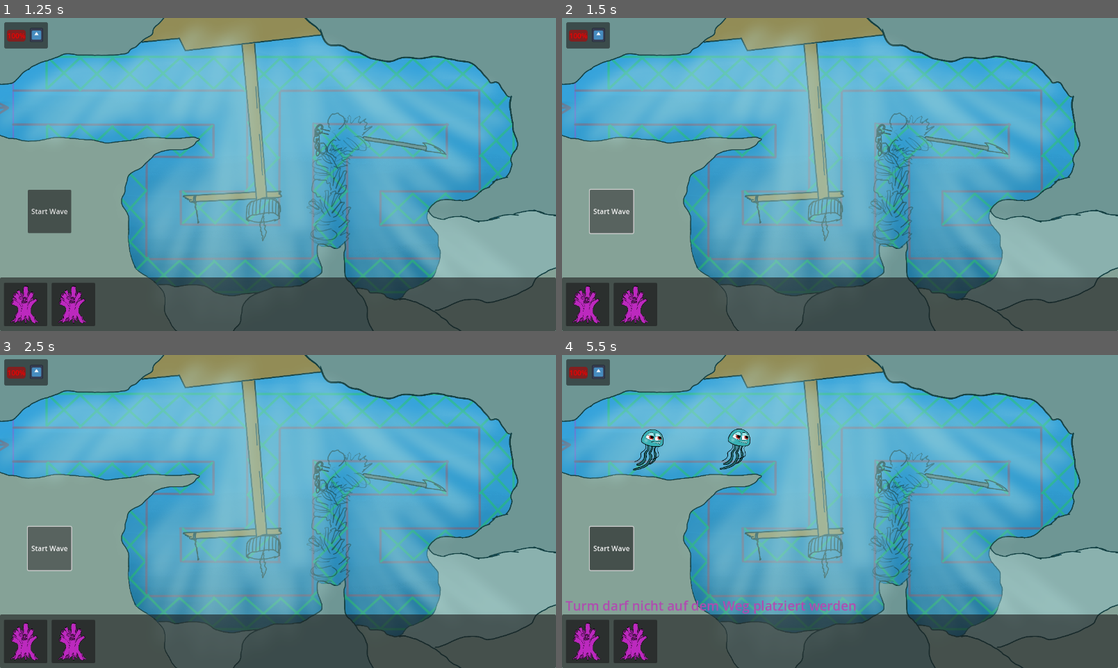
Above: before the commit, frames 1-4 (two rows, left to right).
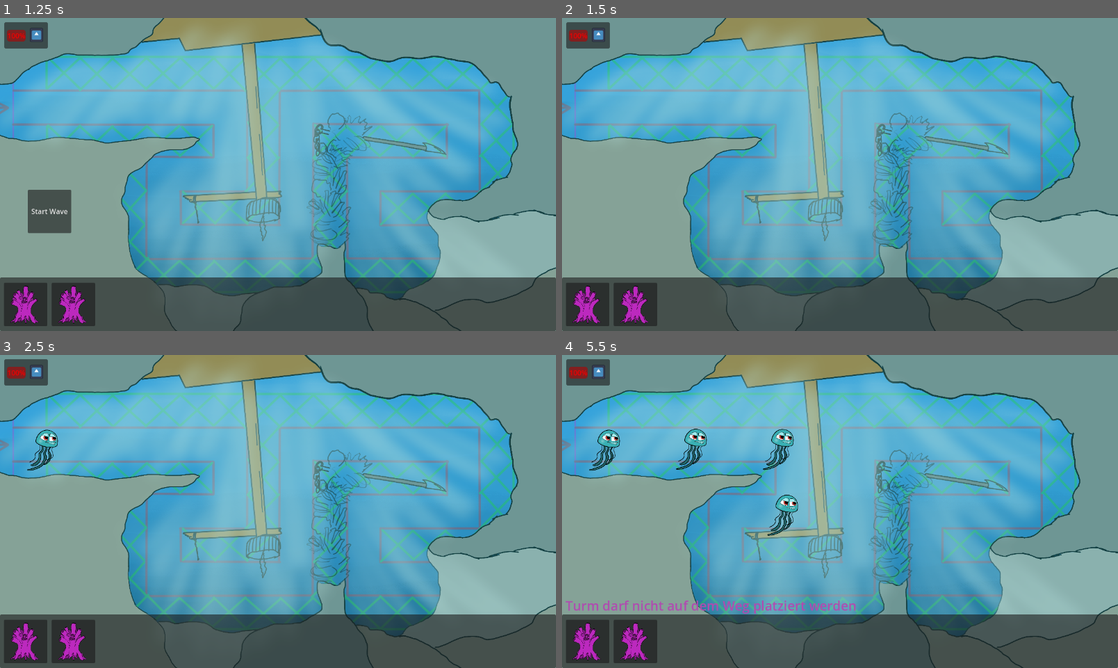
Above: after the commit, the same moments.

Repository: Pulvr/ProjectWaves
Game: Godot game, scene res://Scenes/main_menu.tscn
Same seed, same stepped clock (60 frames per second), same inputs: the game is played once before the commit and once after it. The engine's default icon, where the game draws it, is replaced by a stand-in: a white triangle on a blue panel in a dark square.
Inputs (mouse positions are in pixels of both pictures, inside the frame that each line leads up to):
- Up to frame 1 (1.25 s): click "Start" at 0.5 s
- Up to frame 2 (1.5 s): click "Start Wave" at 1.25 s
- Up to frame 3 (2.5 s): click (50, 549) at 2 s, where only the run before the commit has a clickable "Start Wave"
- Up to frame 4 (5.5 s): click (612, 549) at 2.75 s, where only the run before the commit has a clickable "Start Wave"; drag from (589, 642) to (895, 442) at 3.52 s; drag from (634, 642) to (812, 574) at 4.27 s; move the mouse to (895, 442) at 5.02 s; click (895, 442) at 5.17 s

Frame 1 is identical in both runs. In frame 2, 1.1% of the frame differs, in the area x 4-13%, y 54-70%; in frame 3, 1.5%; in frame 4, 3.1%, in the area x 4-43%, y 23-70%.

Commit message:
game logic start
Türme schießen besser, Runden Logik noch sehr buggy. Bisher noch keine Wellen an sich möglich aber Anfänge sind da.

Diff:
--- a/Scenes/Mob.tscn
+++ b/Scenes/Mob.tscn
@@ -8,7 +8,6 @@
 
 [node name="Mob" type="CharacterBody2D"]
 script = ExtResource("1_ypt7p")
-health = 20
 metadata/_edit_vertical_guides_ = [32.0, -32.0]
 metadata/_edit_horizontal_guides_ = [-32.0, 32.0]
 
--- a/Scenes/main.tscn
+++ b/Scenes/main.tscn
@@ -22,24 +22,31 @@
 position = Vector2(75, 206)
 script = ExtResource("3_5nqs7")
 
-[node name="Timer" type="Timer" parent="PathSpawner"]
+[node name="SpawnTimer" type="Timer" parent="PathSpawner"]
+
+[node name="StartWaveButton" type="Button" parent="PathSpawner"]
+offset_left = -11.0
+offset_top = 189.0
+offset_right = 89.0
+offset_bottom = 289.0
+text = "Start Wave"
 
 [node name="Towers" type="Node2D" parent="."]
 
 [node name="Bottom UI" parent="." instance=ExtResource("3_kobho")]
 
-[node name="HP" type="Panel" parent="."]
+[node name="UI" type="Panel" parent="."]
 offset_left = 10.0
 offset_top = 10.0
 offset_right = 110.0
 offset_bottom = 70.0
 
-[node name="Sprite2D" type="Sprite2D" parent="HP"]
+[node name="Sprite2D" type="Sprite2D" parent="UI"]
 position = Vector2(74, 29)
 scale = Vector2(0.241, 0.25)
 texture = ExtResource("4_qsf0k")
 
-[node name="HpBar" type="ProgressBar" parent="HP"]
+[node name="HpBar" type="ProgressBar" parent="UI"]
 modulate = Color(1, 0, 0, 1)
 layout_mode = 1
 anchors_preset = -1
@@ -66,13 +73,6 @@
 theme_override_fonts/font = SubResource("SystemFont_s8ahx")
 theme_override_font_sizes/font_size = 30
 
-[node name="StartWaveButton" type="Button" parent="."]
-offset_left = 64.0
-offset_top = 395.0
-offset_right = 164.0
-offset_bottom = 495.0
-text = "Start Wave"
-
 [connection signal="gameOver" from="." to="." method="_on_game_over"]
-[connection signal="timeout" from="PathSpawner/Timer" to="PathSpawner" method="_on_timer_timeout"]
-[connection signal="pressed" from="StartWaveButton" to="PathSpawner" method="_on_start_wave_button_pressed"]
+[connection signal="timeout" from="PathSpawner/SpawnTimer" to="PathSpawner" method="_on_timer_timeout"]
+[connection signal="pressed" from="PathSpawner/StartWaveButton" to="PathSpawner" method="_on_start_wave_button_pressed"]
--- a/Scripts/Main.gd
+++ b/Scripts/Main.gd
@@ -6,7 +6,7 @@
 var max_hp = 100
 var current_hp = 100
 
-@onready var hp_bar = $HP/HpBar
+@onready var hp_bar = $UI/HpBar
 
 func _ready():
 	update_hp_bar()
--- a/Scripts/Mob.gd
+++ b/Scripts/Mob.gd
@@ -15,7 +15,6 @@
 	get_parent().set_progress(get_parent().get_progress() + speed*delta)
 	if get_parent().get_progress_ratio() == 1:
 		playerHp.take_damage(5)
-		#reachedGoal.emit()
-		queue_free()
+		get_parent().get_parent().queue_free() #delete entire node
 	if health <= 0:
 		get_parent().get_parent().queue_free()
--- a/Scripts/PathSpawner.gd
+++ b/Scripts/PathSpawner.gd
@@ -2,14 +2,34 @@
 #die Ressource stage1 Pfad mit dem Gegner wird geladen
 @onready var path = preload("res://Scenes/stage1.tscn")
 
-@onready var timer = $Timer
+@onready var spawnTimer = $SpawnTimer
+@onready var startButton = $StartWaveButton
+
+var enemyCounter=0
+var tempPath
+var timerStopped =false
 
 #Wenn der verknüpfter Timer abläuft, wird der tempPath "instanced"
 #Und dann als child zum Scene_tree hinzugefügt
 func _on_timer_timeout():
-	var tempPath = path.instantiate()
+
+	tempPath = path.instantiate()
 	add_child(tempPath)
+	enemyCounter+=1
+	print(self.get_child_count())
+
+
+func _process(delta):
+	if enemyCounter == 10 and timerStopped==false :
+		spawnTimer.stop()
+		enemyCounter = 0
+		timerStopped = true
+		startButton.show()
+		#print("10 gegner gespawned")
+
 
 
 func _on_start_wave_button_pressed():
-	timer.start()
+	spawnTimer.start()
+	timerStopped = false
+	startButton.hide()
--- a/Scripts/coral_tower.gd
+++ b/Scripts/coral_tower.gd
@@ -6,16 +6,25 @@
 var pathName
 var currTargets = [] 	# array mit allen currentTargets
 var curr 				# aktuelles Ziel
-var justShot = false
+var justShot = true
 
 func _process(delta):
 	#Kugeln die nicht mehr gebraucht werden löschen
 	if !is_instance_valid(curr):
 		for i in get_node("BulletContainer").get_child_count():
 			get_node("BulletContainer").get_child(i).queue_free()
+	#Logic for shooting
+	if justShot == false and !currTargets.is_empty():
+		var tempBullet  = Bullet.instantiate()
+		tempBullet.pathName = pathName
+		tempBullet.bulletDamage = bulletDamage
+		get_node("BulletContainer").call_deferred("add_child", tempBullet)
+		tempBullet.set_deferred("global_position", $Aim.global_position)
+		justShot=true
 
+# Logik zum füllen des Ziel-Arrays
 func _on_tower_body_entered(body):
-	if "Mob" in body.name and justShot == false:
+	if "Mob" in body.name:
 		var tempArray = []
 		currTargets = get_node("Tower").get_overlapping_bodies()
 
@@ -34,12 +43,6 @@
 		curr = currTarget
 		pathName = currTarget.get_parent().name
 
-		var tempBullet  = Bullet.instantiate()
-		tempBullet.pathName = pathName
-		tempBullet.bulletDamage = bulletDamage
-		get_node("BulletContainer").call_deferred("add_child", tempBullet)
-		tempBullet.set_deferred("global_position", $Aim.global_position)
-		justShot = true
 
 func _on_tower_body_exited(body):
 	currTargets = get_node("Tower").get_overlapping_bodies()
--- a/Scripts/draggable_Sprite.gd
+++ /dev/null
@@ -1,11 +0,0 @@
-extends Node2D
-
-
-# Called when the node enters the scene tree for the first time.
-func _ready():
-	pass # Replace with function body.
-
-
-# Called every frame. 'delta' is the elapsed time since the previous frame.
-func _process(delta):
-	pass
--- a/Scripts/dragndrop.gd
+++ /dev/null
@@ -1,31 +0,0 @@
-extends Sprite2D
-
-var is_dragging = false
-var mouse_offset
-var delay = 5
-
-func _physics_process(delta):
-	if is_dragging:
-		var new_position = get_global_mouse_position()
-
-		# Get viewport boundaries
-		var viewport = get_viewport_rect()
-		var half_size = get_rect().size / 2
-
-		# Clamp the position to keep the sprite within the screen bounds
-		new_position.x = clamp(new_position.x, half_size.x, viewport.size.x - half_size.x)
-		new_position.y = clamp(new_position.y, half_size.y, viewport.size.y - half_size.y)
-
-		# Move the sprite smoothly to the clamped position
-		var tween = get_tree().create_tween()
-		tween.tween_property(self, "position", new_position, delay * delta)
-
-func _input(event):
-	if event is InputEventMouseButton and event.button_index == MOUSE_BUTTON_LEFT:
-		if event.pressed:
-			if get_rect().has_point(to_local(event.position)):
-				print("clicked on sprite")
-				is_dragging = true
-		else:
-			print("released button")
-			is_dragging = false
--- a/Scripts/projectile_Coral_Tower.gd
+++ b/Scripts/projectile_Coral_Tower.gd
@@ -11,13 +11,15 @@
 		if pathSpawnerNode.get_child(i).name ==pathName:
 			target = pathSpawnerNode.get_child(i).get_child(0).get_child(0).global_position
 
-	velocity = global_position.direction_to(target) * speed
+	if (target!=null):
+		velocity = global_position.direction_to(target) * speed
 
-	look_at(target)
+		#look_at(target)
 
-	move_and_slide()
+		move_and_slide()
 
 func _on_area_2d_body_entered(body):
 	if "Mob" in body.name:
 		body.health -= bulletDamage
+		print (body.health)
 		queue_free()
Not shown: 1 places in Scenes/draggable_Sprite.tscn that only renumber resources
